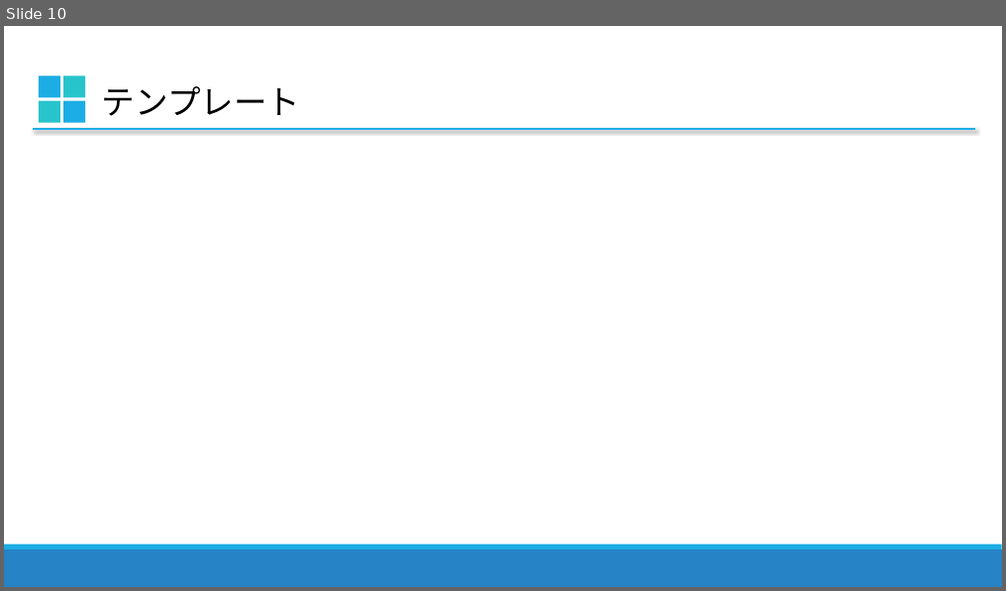
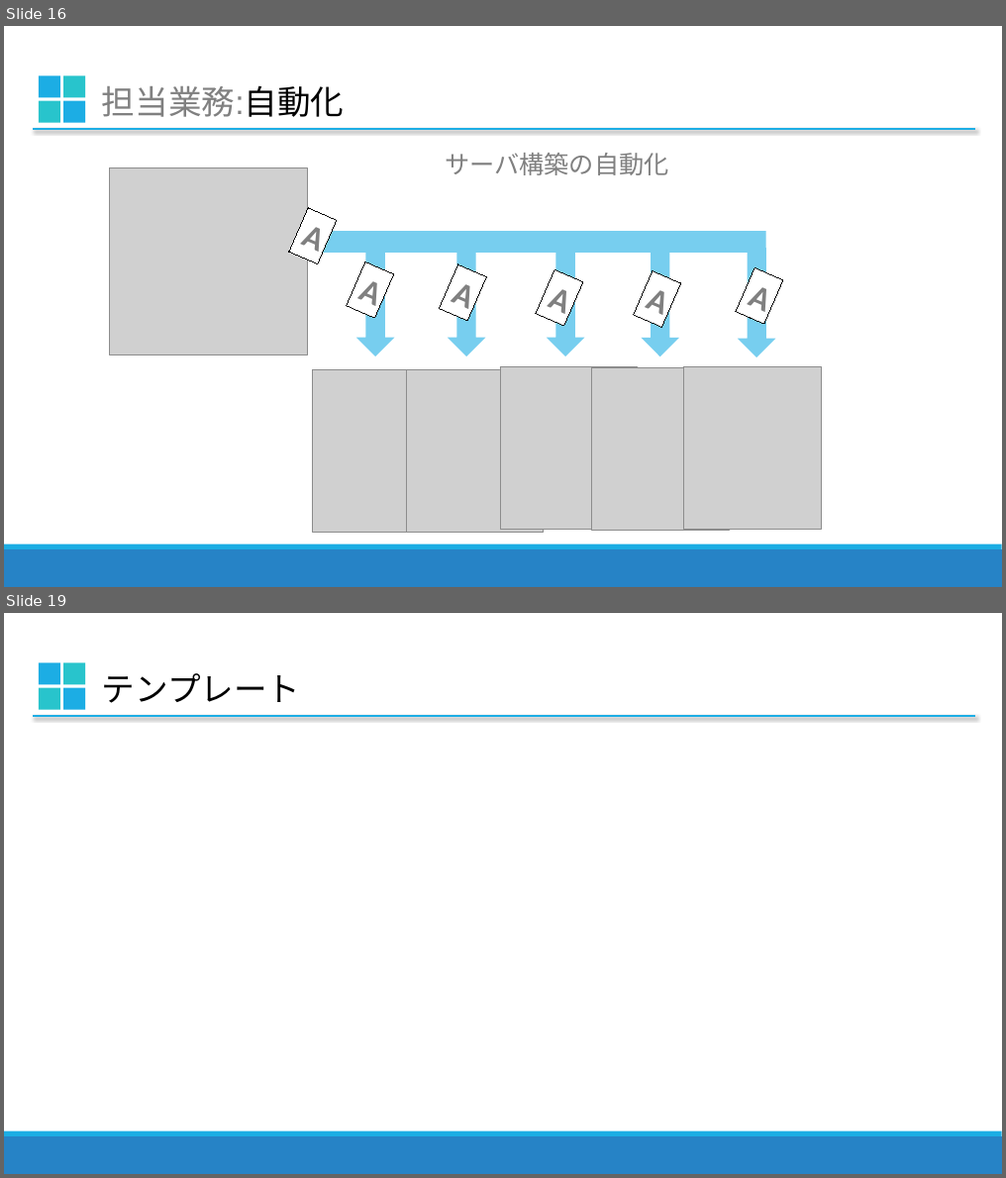
Before and after one commit to frisk1995/excels, a slide deck: sample.pptx. Shown one above the other, each under a label of ours: slide 10 before the commit, slides 16 and 19 after it; the slides between them are not shown. The pictures are 1006x591 and 1006x1178 pixels, drawn with LibreOffice and Linux fonts; fonts in the diff are those of the drawing; grey boxes stand for pictures. Boxes give left, top, right and bottom in pixels: in the first picture for what was removed or moved away, otherwise in the second. Text is boxed around its words. In the diff, an @@ line names an element or a change of style, - is before the commit and + after.

```diff
--- a/sample.pptx
+++ b/sample.pptx
@@ slide 16 added at box(4, 26, 1002, 587), background #FFFFFF; not listed: 2 template elements that a slide beside it also shows @@
@@ group added at box(39, 76, 85, 123): 4 rectangles @@
@@ text added at box(102, 85, 345, 117), 32 pt, text #808080 @@
+担当業務:自動化
@@ line added from (33, 129) to (975, 129), #1CADE4 2 pt @@
@@ picture added at box(110, 169, 308, 356) @@
@@ text added at box(445, 153, 669, 175), 24 pt, text #808080 @@
+サーバ構築の自動化
@@ rectangle added at box(289, 208, 337, 265), fill #FFFFFF, outline #000000 0.75 pt, 32 pt, text #808080, bold @@
+A
@@ rectangle added at box(305, 231, 767, 253), fill #77CEEF @@
@@ rectangle added at box(347, 262, 394, 318), fill #FFFFFF, outline #000000 0.75 pt, 32 pt, text #808080, bold @@
+A
@@ down arrow added at box(356, 247, 395, 357), fill #77CEEF @@
@@ down arrow added at box(448, 247, 485, 357), fill #77CEEF @@
@@ down arrow added at box(547, 247, 585, 357), fill #77CEEF @@
@@ down arrow added at box(642, 247, 679, 357), fill #77CEEF @@
@@ down arrow added at box(738, 249, 776, 359), fill #77CEEF @@
@@ rectangle added at box(439, 265, 487, 321), fill #FFFFFF, outline #000000 0.75 pt, 32 pt, text #808080, bold @@
+A
@@ rectangle added at box(536, 270, 583, 326), fill #FFFFFF, outline #000000 0.75 pt, 32 pt, text #808080, bold @@
+A
@@ rectangle added at box(634, 271, 681, 328), fill #FFFFFF, outline #000000 0.75 pt, 32 pt, text #808080, bold @@
+A
@@ rectangle added at box(736, 268, 783, 324), fill #FFFFFF, outline #000000 0.75 pt, 32 pt, text #808080, bold @@
+A
@@ picture added at box(313, 371, 450, 533) @@
@@ picture added at box(406, 371, 543, 533) @@
@@ picture added at box(500, 367, 638, 529) @@
@@ picture added at box(592, 369, 729, 531) @@
@@ picture added at box(684, 367, 821, 529) @@
@@ what was slide 10 is now slide 19 @@
```
Also in this commit, not shown: 8 slides changed, 9 other slides added, 1 slide removed.
